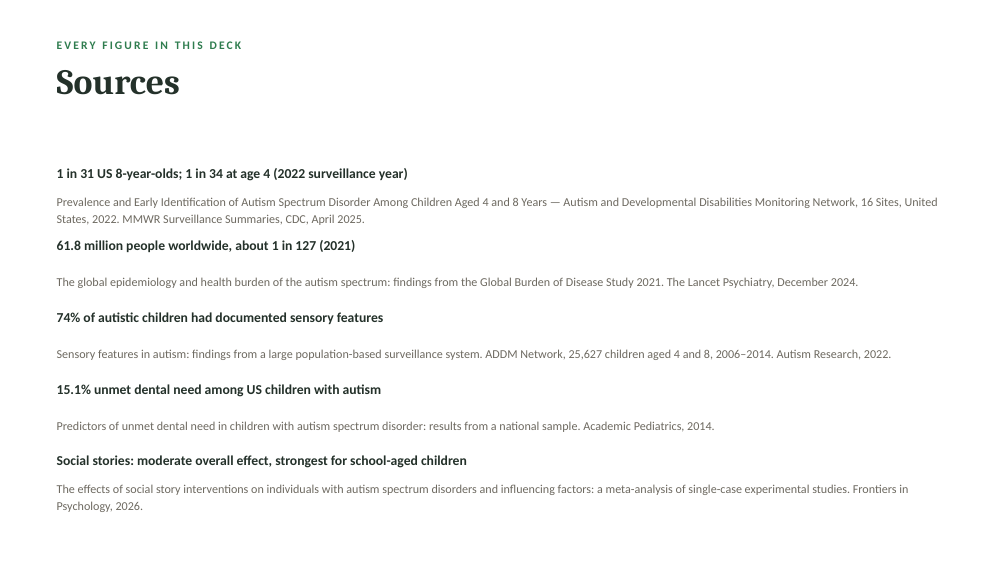
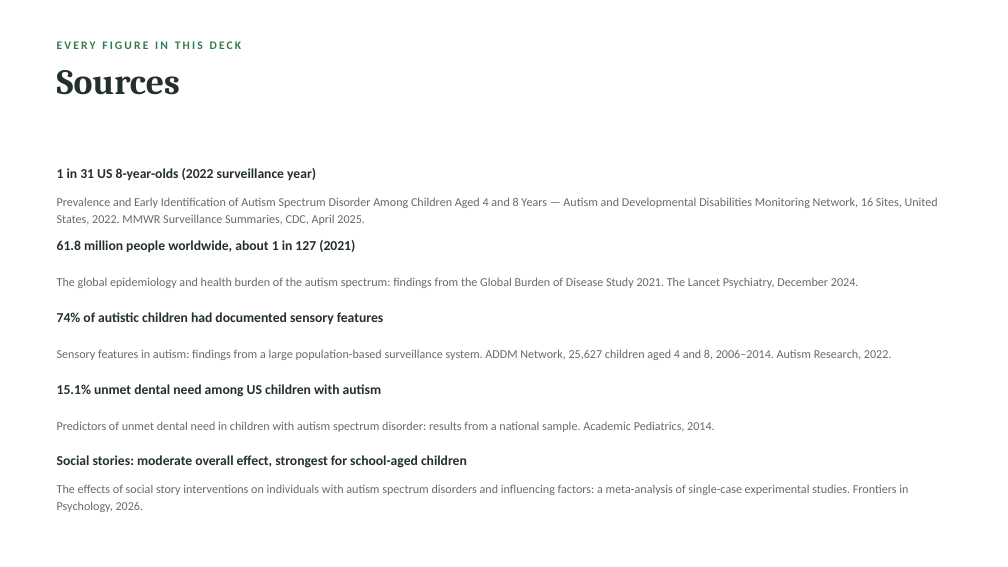
Before and after one commit to ParishruthiGanesh/Agentic_Cinema, a slide deck: slide 10 of docs/deck/PreviewPal.pptx (slide 15 before the commit). Drawn at 1008x567 pixels with LibreOffice and Linux fonts; fonts in the diff are those of the drawing. Boxes give left, top, right and bottom in pixels: in the first picture for what was removed or moved away, otherwise in the second. Text is boxed around its words. In the diff, an @@ line names an element or a change of style, - is before the commit and + after.

```diff
--- a/docs/deck/PreviewPal.pptx
+++ b/docs/deck/PreviewPal.pptx
@@ text at box(57, 168, 316, 180): text changed @@
-1 in 31 US 8-year-olds; 1 in 34 at age 4 (2022 surveillance year)
+1 in 31 US 8-year-olds (2022 surveillance year)
```
Also in this commit, not shown: 7 other slides changed, 2 slides added, 7 slides removed, 1 other file.
